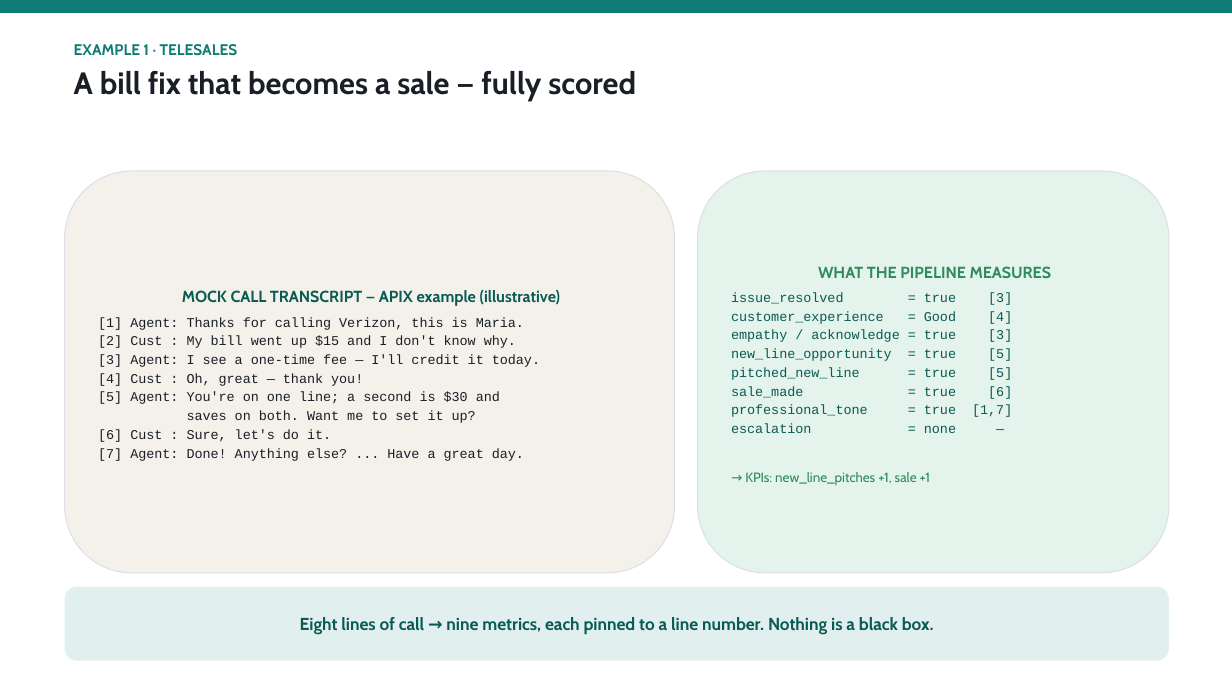
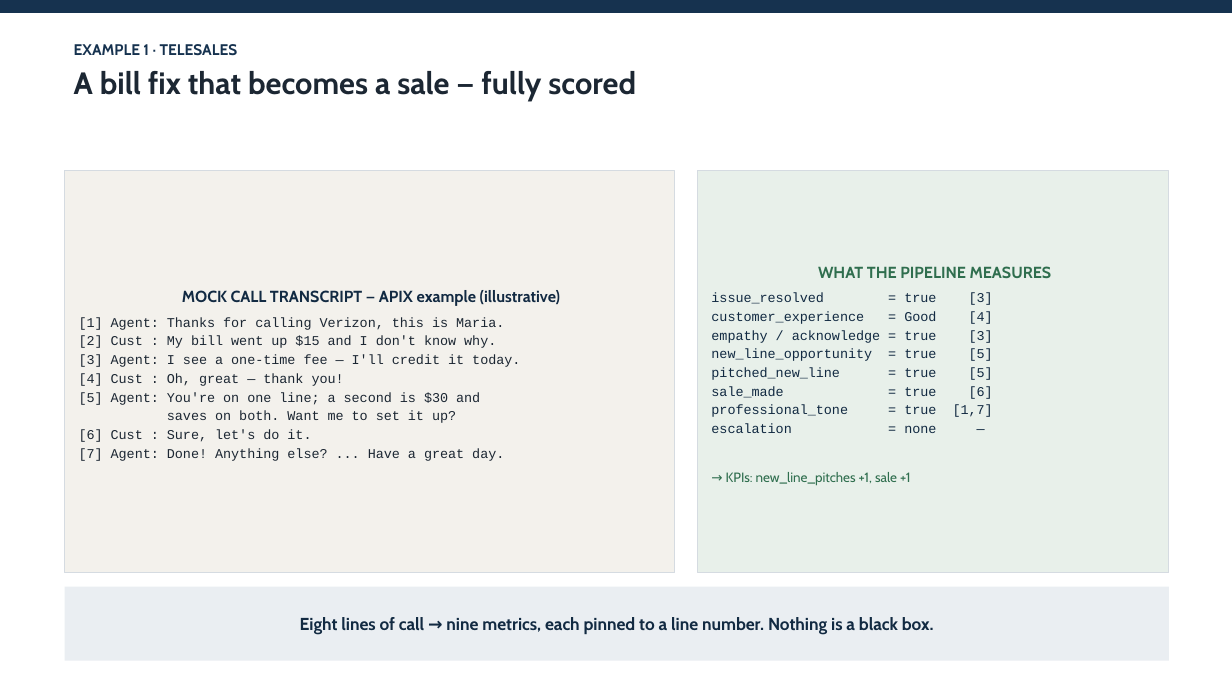
Before and after one commit to shyamanugu/LLMOps, a slide deck: slide 3 of usecases/ai_pipeline 2/docs/APIX_Metrics_Discussion.pptx. Drawn at 1232x693 pixels with LibreOffice and Linux fonts; fonts in the diff are those of the drawing. Boxes give left, top, right and bottom in pixels: in the first picture for what was removed or moved away, otherwise in the second. Text is boxed around its words. In the diff, an @@ line names an element or a change of style, - is before the commit and + after.

```diff
--- a/usecases/ai_pipeline 2/docs/APIX_Metrics_Discussion.pptx
+++ b/usecases/ai_pipeline 2/docs/APIX_Metrics_Discussion.pptx
@@ rectangle at box(0, 0, 1232, 13): fill #0E7C74 to #16324F @@
@@ text "EXAMPLE 1 · TELESALES" at box(74, 44, 636, 100): text colour #0E7C74 to #16324F in "EXAMPLE 1 · TELESALES"; text colour #1A1F27 to #1C2733 in "A bill fix that becomes a sale ..." @@
@@ rectangle "MOCK CALL TRANSCRIPT — APIX ..." at box(65, 171, 675, 573): text colour #0A5B55 to #122A42 in "MOCK CALL TRANSCRIPT — APIX example (illustrative)"; text colour #1A1F27 to #1C2733 in "[1] Agent: Thanks for calling Verizon, this ...", "[2] Cust : My bill went up ...", "[3] Agent: I see a one-time fee ...", "[4] Cust : Oh, great — thank ..." and 4 more places; rounded rectangle to rectangle; fill #F3F1EA to #F3F1EC; outline #D9DFE5 0.75 pt to #D5DBE1 0.75 pt @@
@@ rectangle "WHAT THE PIPELINE MEASURES" at box(698, 171, 1169, 573): text colour #2E8B5E to #2F6E4E in "WHAT THE PIPELINE MEASURES", "→ KPIs: new_line_pitches +1, sale +1"; text colour #0A5B55 to #122A42 in "issue_resolved = true [3]", "customer_experience = Good [4]", "empathy / acknowledge = true [3]", "new_line_opportunity = true [5]" and 4 more places; rounded rectangle to rectangle; fill #E4F3EB to #E8F0EA; outline #D9DFE5 0.75 pt to #D5DBE1 0.75 pt @@
@@ rectangle "Eight lines of call → ..." at box(65, 587, 1169, 661): text colour #0A5B55 to #122A42; rounded rectangle to rectangle; fill #E1F0EE to #EAEEF2 @@
```
Also in this commit, not shown: 7 other slides changed, 1 other file.
